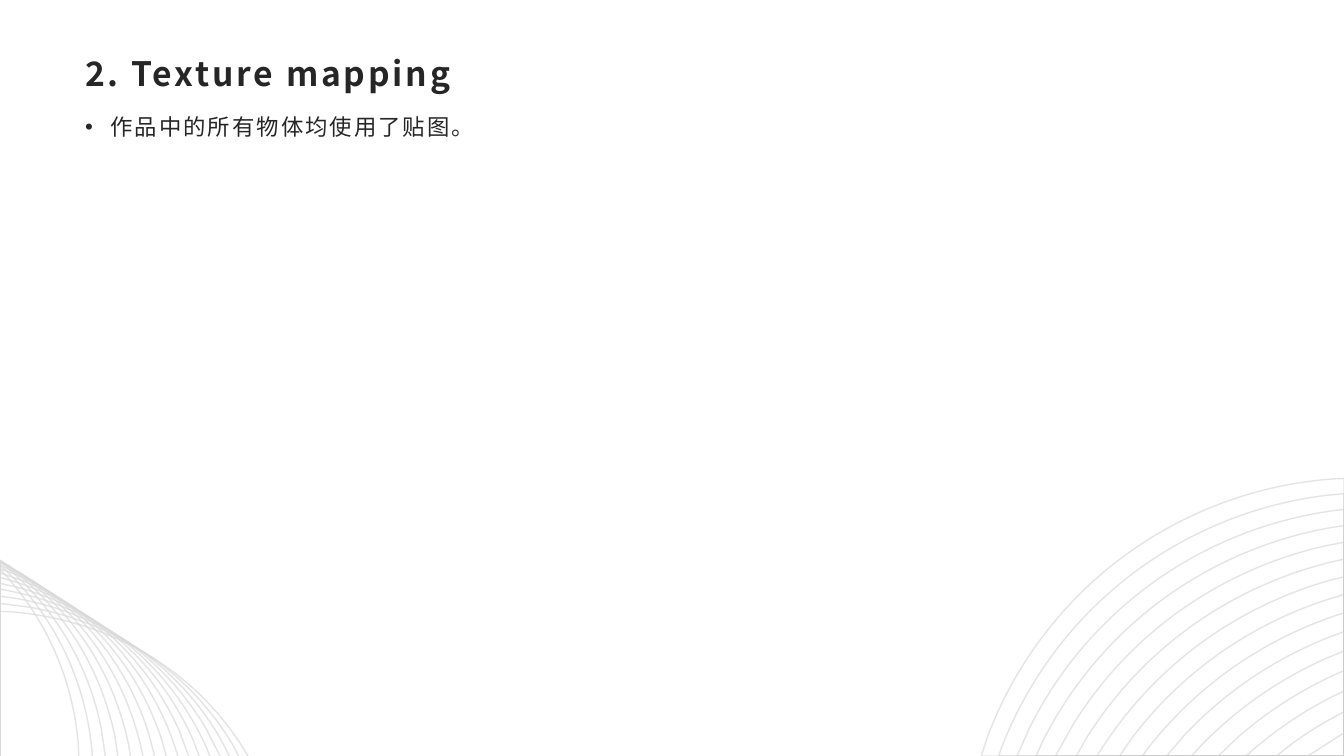
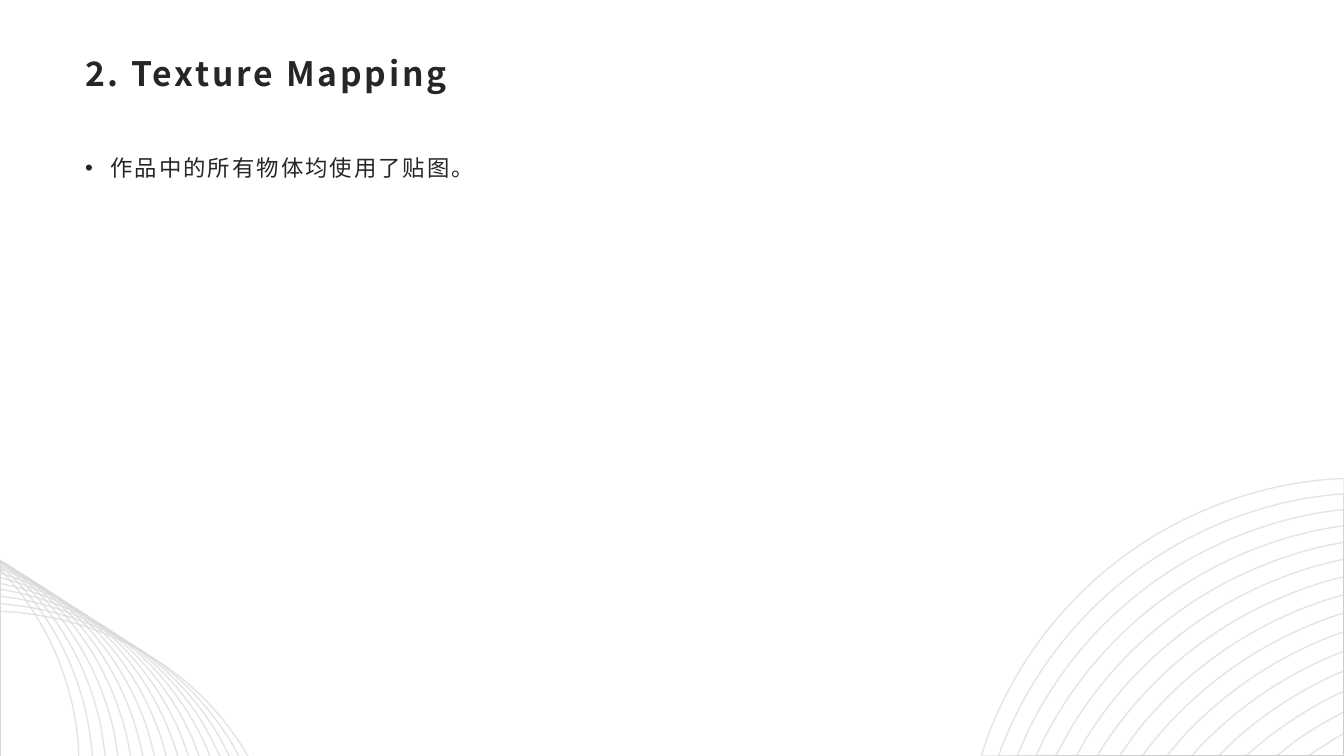
Before and after one commit to computer-graphic-2019/Group19, a slide deck: slide 9 of CG_final.pptx (slide 6 before the commit). Drawn at 1344x756 pixels with LibreOffice and Linux fonts; fonts in the diff are those of the drawing. Boxes give left, top, right and bottom in pixels: in the first picture for what was removed or moved away, otherwise in the second. Text is boxed around its words. In the diff, an @@ line names an element or a change of style, - is before the commit and + after.

```diff
--- a/CG_final.pptx
+++ b/CG_final.pptx
@@ title at [85,58,446,94]: text changed @@
-2. Texture mapping
+2. Texture Mapping
@@ text "作品中的所有物体均使用了贴图。": place and size @@
-text "作品中的所有物体均使用了贴图。" at [110,116,474,137]
+text "作品中的所有物体均使用了贴图。" at [110,157,474,178]
```
Also in this commit, not shown: 10 other slides changed, 10 slides added, 3 slides removed.
